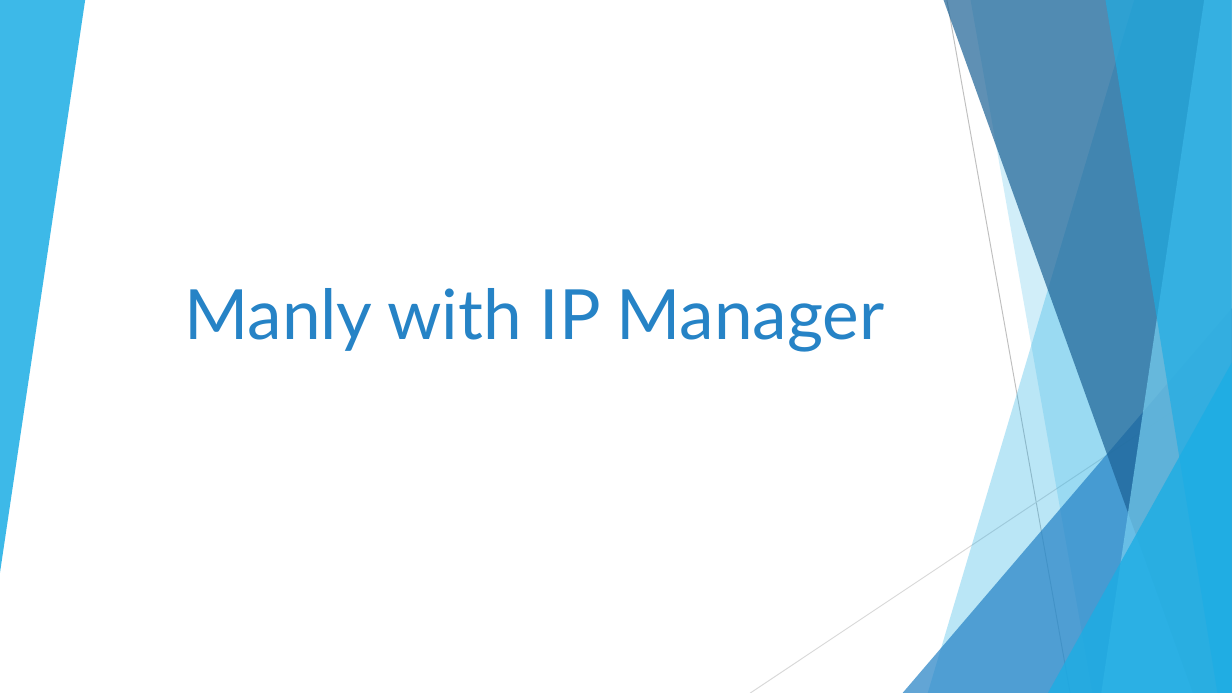
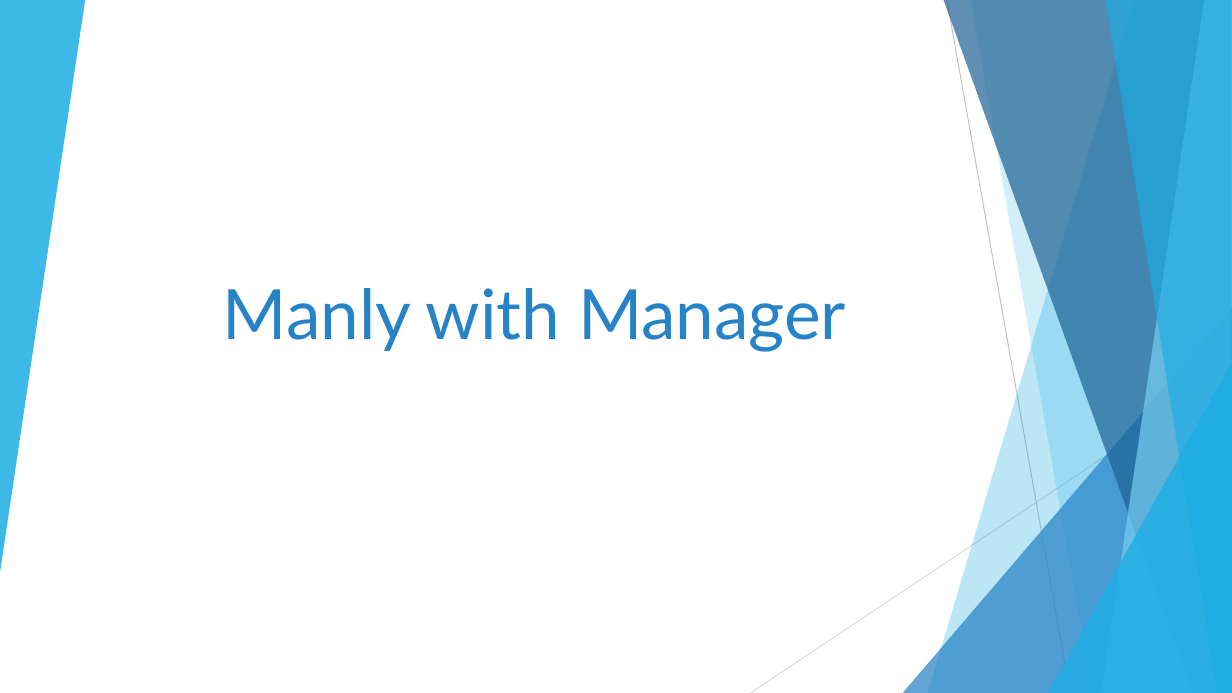
Before and after one commit to Garolla/IPMANAGER, a slide deck: slide 2 of slides/1-Emanuele-Introduction.pptx. Drawn at 1232x693 pixels with LibreOffice and Linux fonts; fonts in the diff are those of the drawing. Boxes give left, top, right and bottom in pixels: in the first picture for what was removed or moved away, otherwise in the second. Text is boxed around its words. In the diff, an @@ line names an element or a change of style, - is before the commit and + after.

Commit message:
Update presentation Ema

```diff
--- a/slides/1-Emanuele-Introduction.pptx
+++ b/slides/1-Emanuele-Introduction.pptx
@@ title at <box>223,288,846,352</box>: text changed @@
-Manly with IP Manager
+Manly with Manager
```
Also in this commit, not shown: 3 other slides changed, 2 slides added, 3 other files.
